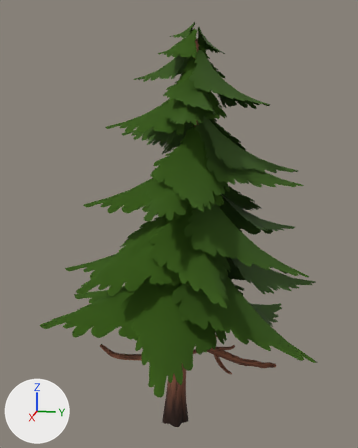
The glTF model assets/nature/Pine_2.gltf, before and after one commit.
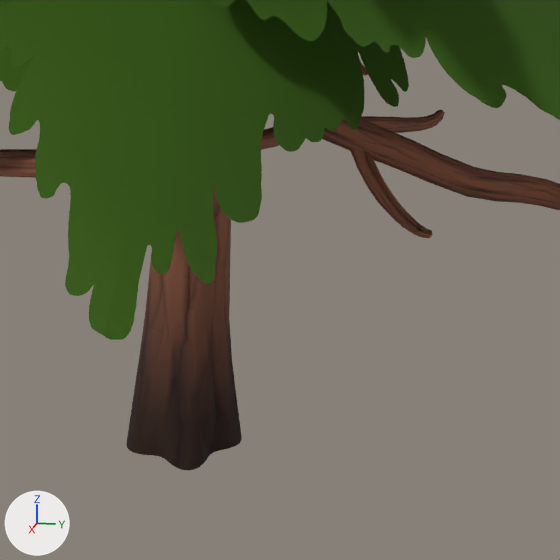
Each version appears first whole from a 50 mm lens placed at (8.46, 1.77, 5.86), pointed at (-0.09, 0.06, 3.72), and next in a close-up on the part from 37% to 73% of the width and 71% to 100% of the height. Lighting does not change. The marker at lower left points along +X, +Y and +Z. The first two pictures are the older version.

In view in the first close-up: 'Pine_2'.
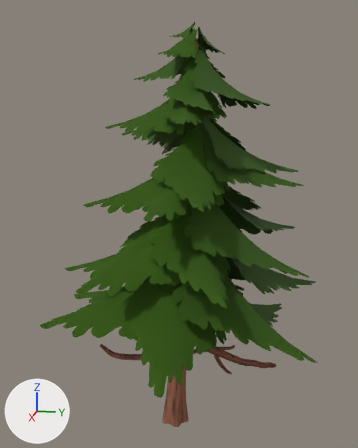
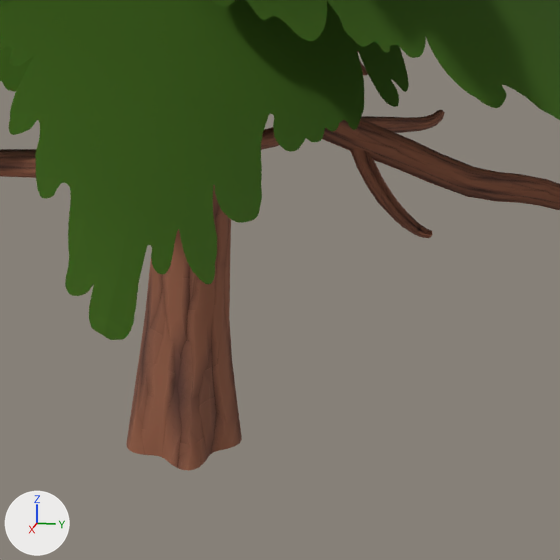
Where the newer file only moved an object's origin or applied its transform, the numbers keep the older frame.

Patch to the scene script:
```diff
--- a/assets/nature/Pine_2.gltf.py
+++ b/assets/nature/Pine_2.gltf.py
@@ mat_bark_normaltree @@
 mat_bark_normaltree = bpy.data.materials.new('Bark_NormalTree')
-# nodes: BsdfPrincipled, Math x3, Mix, NormalMap, OutputMaterial, TexImage x2, VertexColor
+# nodes: BsdfPrincipled, Math x2, NormalMap, OutputMaterial, TexImage x2
 # uses the picture img_bark_normaltree
@@ mat_leaves_pine @@
 mat_leaves_pine = bpy.data.materials.new('Leaves_Pine')
-# nodes: BsdfPrincipled, Math x3, Mix, OutputMaterial, TexImage, VertexColor
+# nodes: BsdfPrincipled, Math x2, OutputMaterial, TexImage
 # uses the picture img_leaf_pine_c
```

Location of each change, [x1, y1, x2, y2] in pixels of the close-ups (560 x 560 px):
'Pine_2', recoloured (lighter): [127, 251, 242, 470] in both
